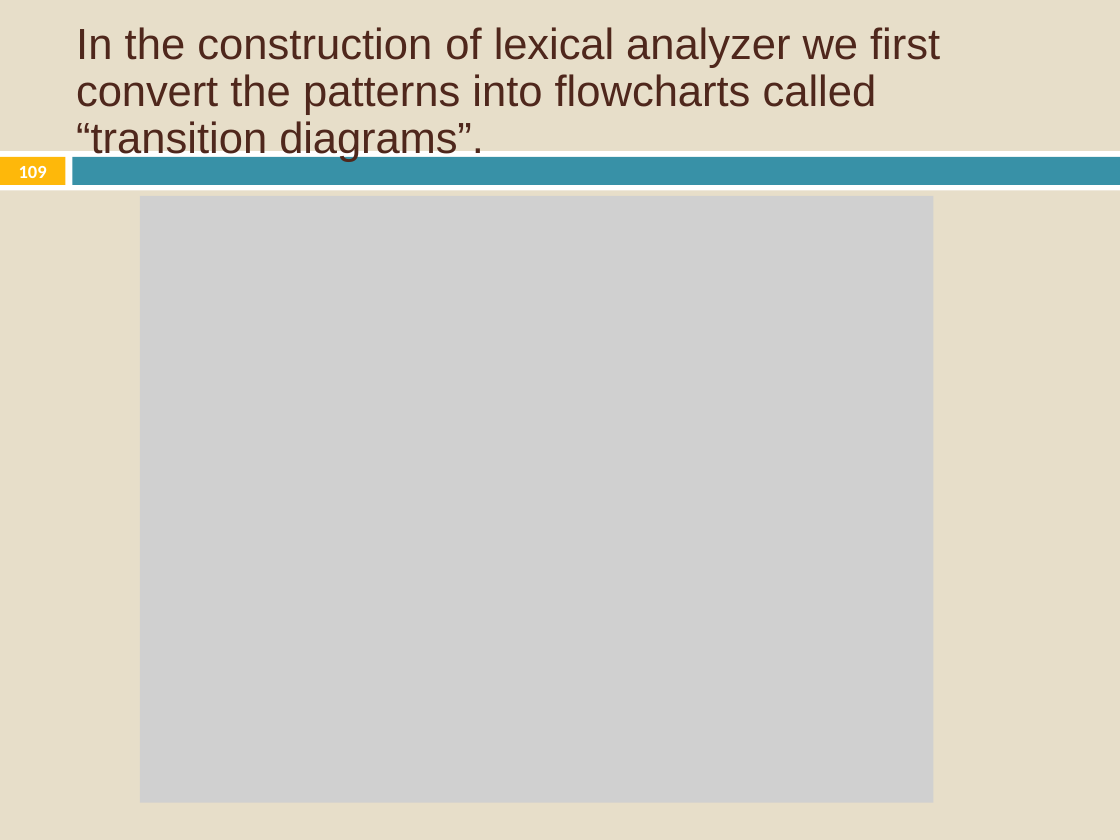
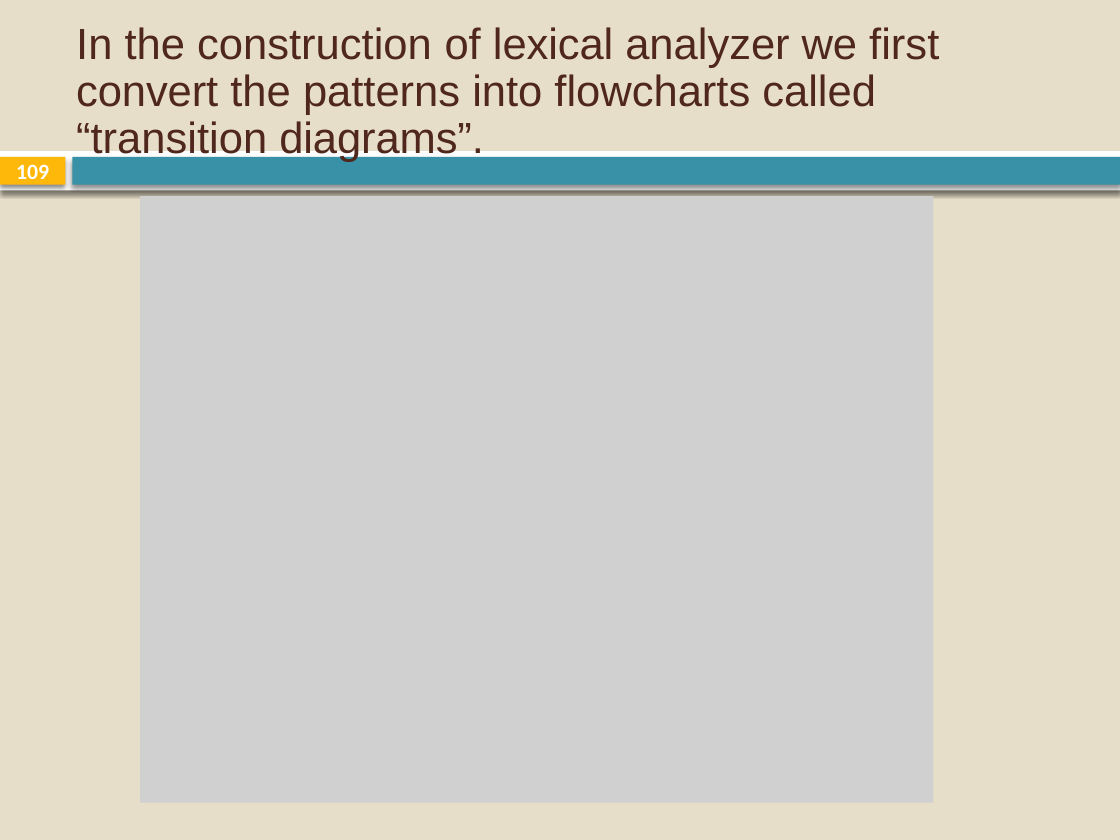
Before and after one commit to sabin-thapa/KUCE18-Sem7, a slide deck: slide 109 of Compiler Design/CE/2. Lexical Analysis.pptx. Drawn at 1120x840 pixels with LibreOffice and Linux fonts; fonts in the diff are those of the drawing; grey boxes stand for pictures. Boxes give left, top, right and bottom in pixels: in the first picture for what was removed or moved away, otherwise in the second. Text is boxed around its words. In the diff, an @@ line names an element or a change of style, - is before the commit and + after.

```diff
--- a/Compiler Design/CE/2. Lexical Analysis.pptx
+++ b/Compiler Design/CE/2. Lexical Analysis.pptx
@@ page number at (x1=16, y1=164, x2=49, y2=186): size 11.9 to 14 pt @@
@@ shadow on in 3 elements at (x1=0, y1=151, x2=1120, y2=190), (x1=0, y1=157, x2=65, y2=185), (x1=73, y1=157, x2=1120, y2=185) @@
```
Also in this commit, not shown: 104 other slides changed, 17 other files.
